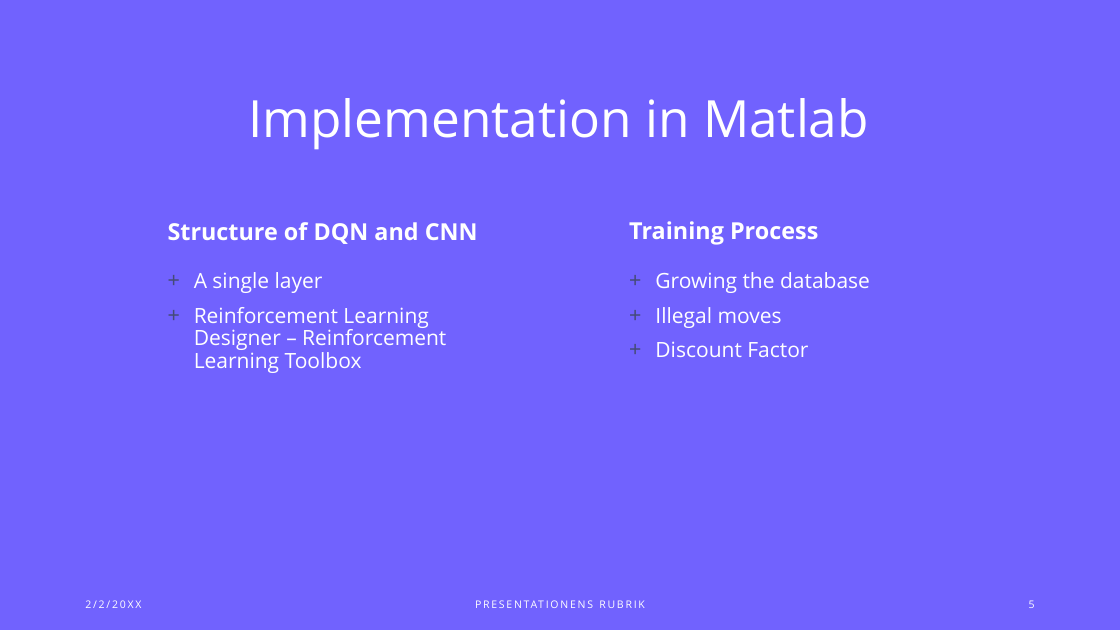
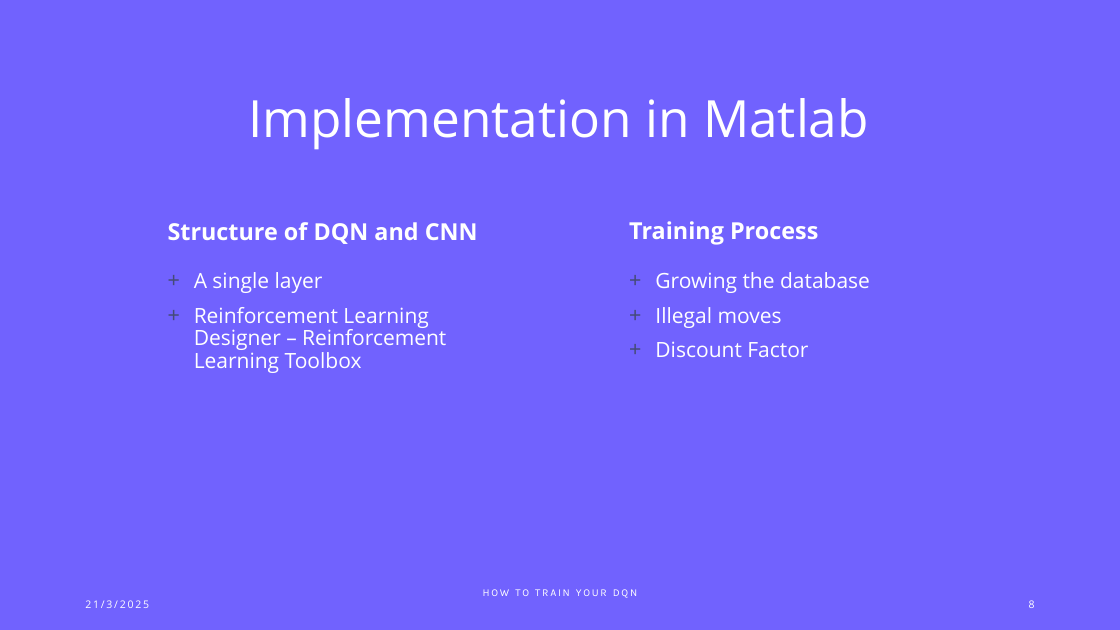
Before and after one commit to Ashley-Bjors/DVA439-Intelligenta-system, a slide deck: slide 8 of Redovisning.pptx (slide 5 before the commit). Drawn at 1120x630 pixels with LibreOffice and Linux fonts; fonts in the diff are those of the drawing. Boxes give left, top, right and bottom in pixels: in the first picture for what was removed or moved away, otherwise in the second. Text is boxed around its words. In the diff, an @@ line names an element or a change of style, - is before the commit and + after.

```diff
--- a/Redovisning.pptx
+++ b/Redovisning.pptx
@@ text at [483,589,637,598]: text changed; font Open Sans to Karla @@
-PRESENTATIONENS RUBRIK
+HOW TO TRAIN YOUR DQN
@@ text at [85,600,149,608]: text changed @@
-2/2/20XX
+21/3/2025
@@ page number at [1029,600,1035,608]: text changed @@
-5
+8
```
Also in this commit, not shown: 5 other slides changed, 7 slides added, 3 slides removed.
